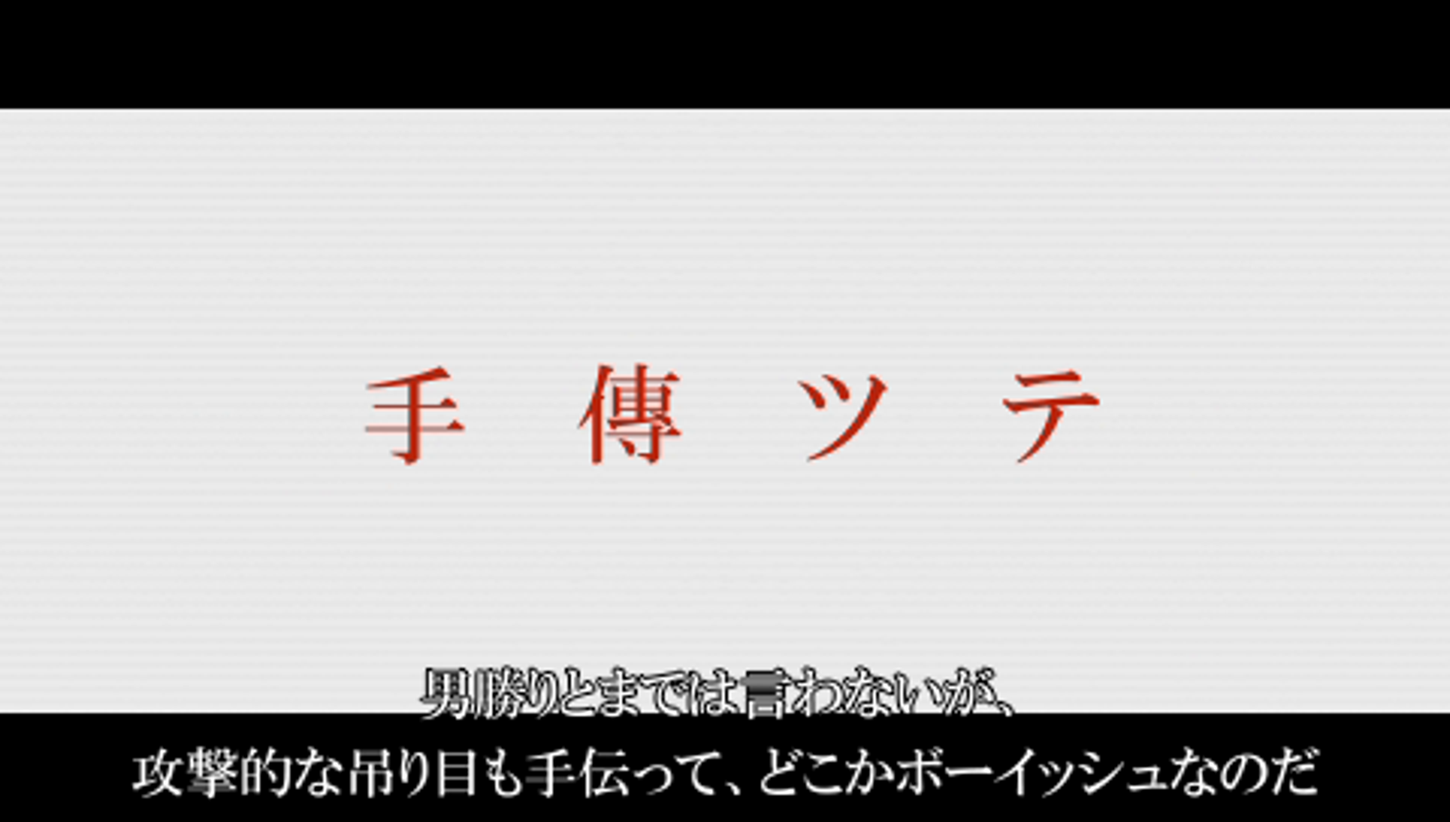
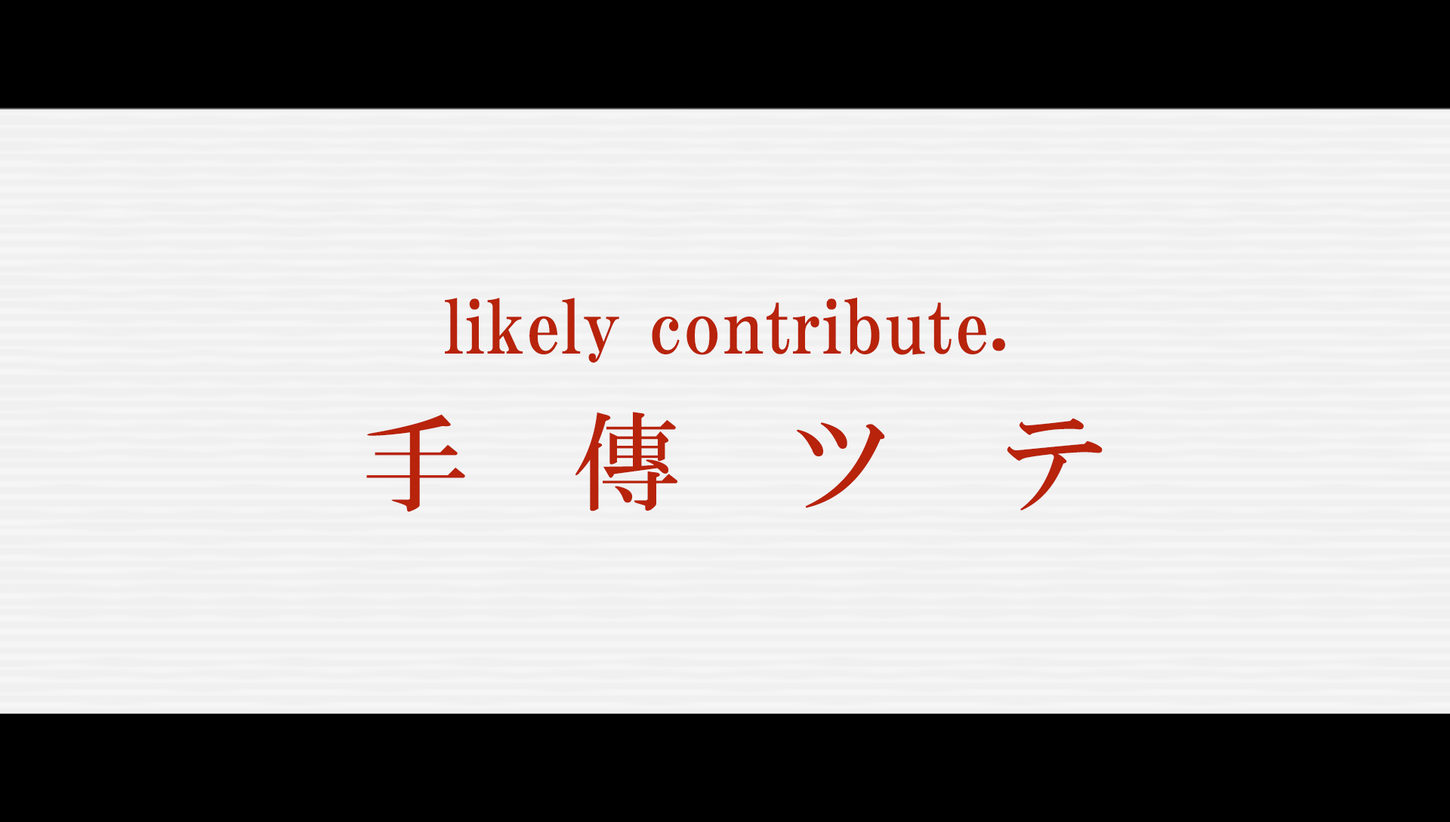
Layers edited between the first and the second w=1450, h=822 image:
added layer "likely contribute." above "手傳ツテ" over <box>444,296,1006,363</box>
added layer "手傳ツテ" above "Layer 2" over <box>366,411,1103,513</box>
showed "Layer 2" over <box>0,109,1450,802</box>
